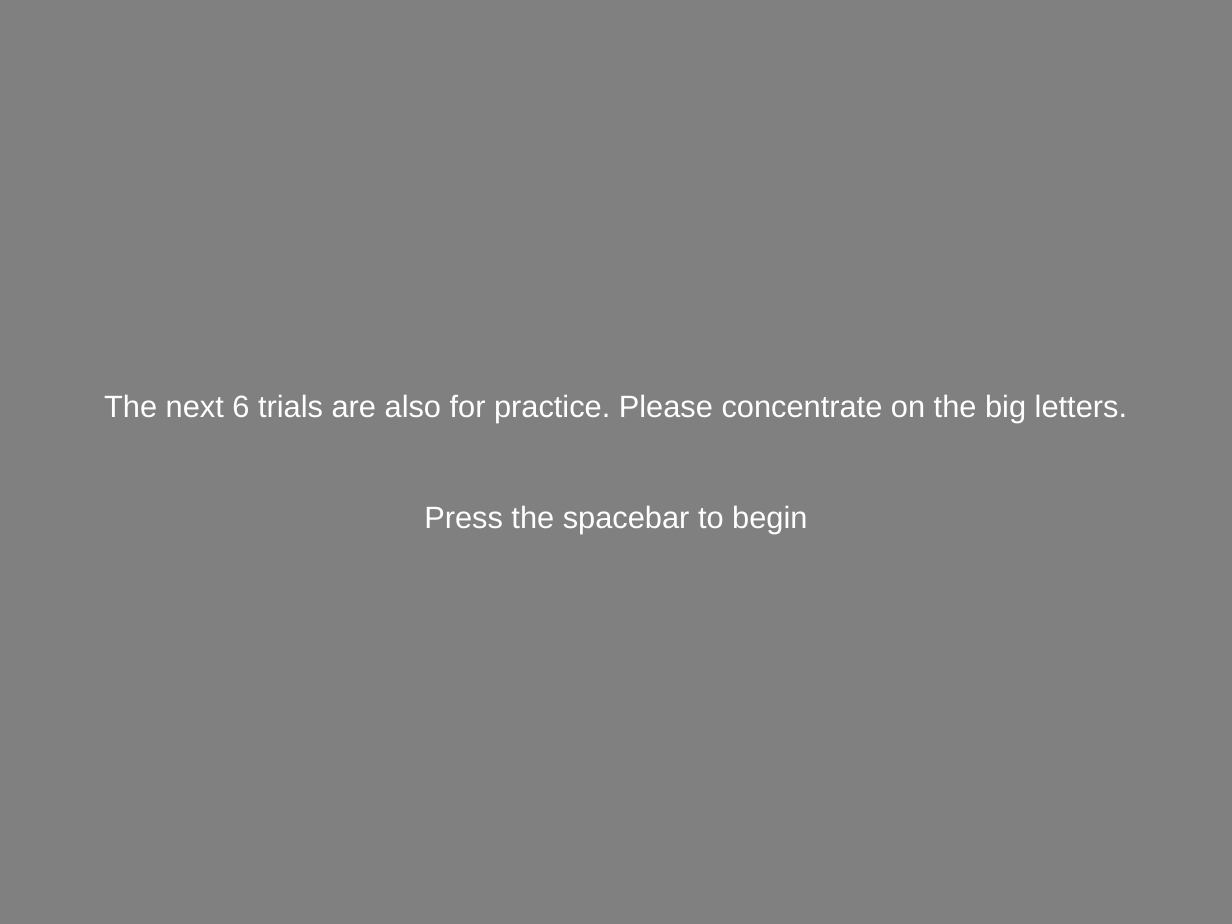
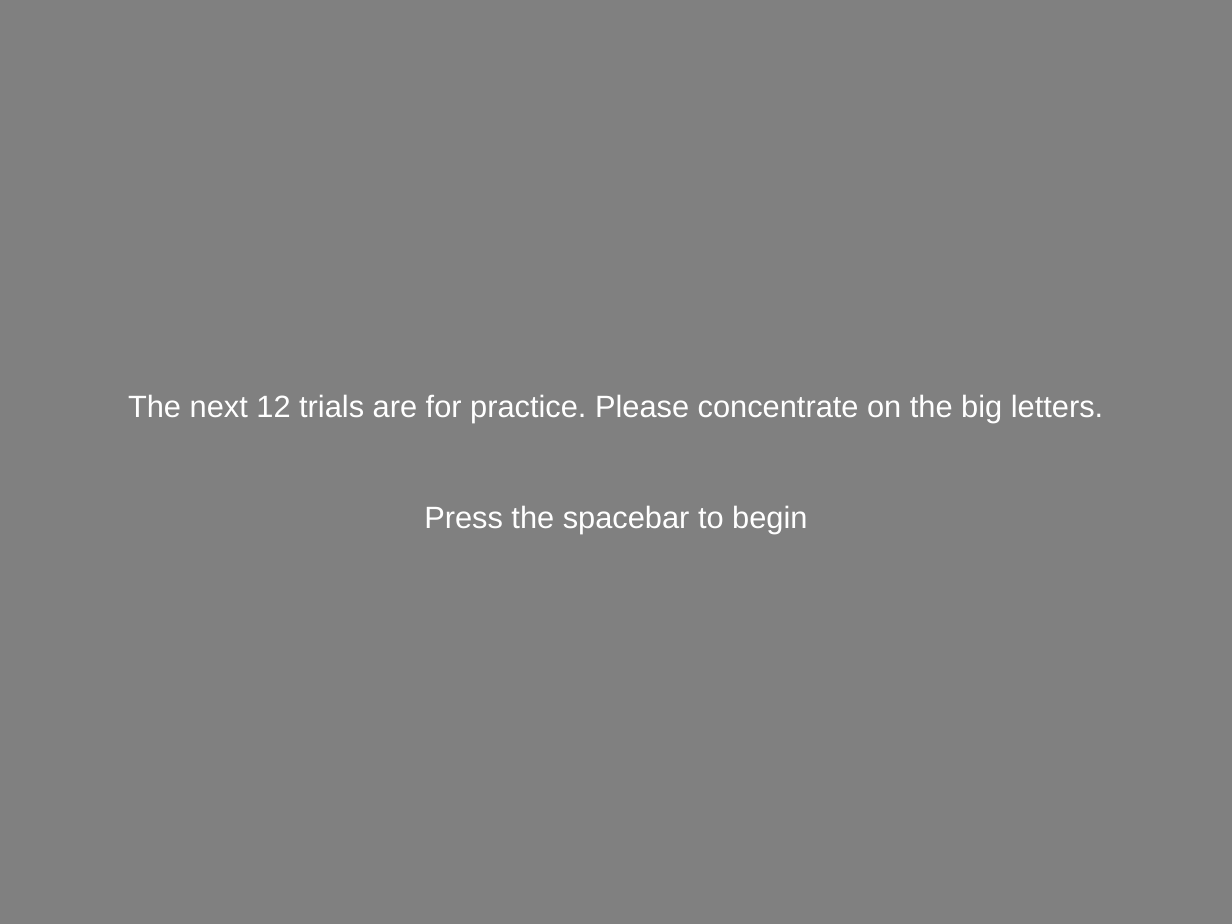
Before and after one commit to Roman-Belenya/psychophysics, a slide deck: slide 13 of images/instructions/instructions.pptx (slide 12 before the commit). Drawn at 1232x924 pixels with LibreOffice and Linux fonts; fonts in the diff are those of the drawing. Boxes give left, top, right and bottom in pixels: in the first picture for what was removed or moved away, otherwise in the second. Text is boxed around its words. In the diff, an @@ line names an element or a change of style, - is before the commit and + after.

```diff
--- a/images/instructions/instructions.pptx
+++ b/images/instructions/instructions.pptx
@@ text at (x1=128, y1=394, x2=1103, y2=423): text changed @@
-The next 6 trials are also for practice. Please concentrate on the big letters.
+The next 12 trials are for practice. Please concentrate on the big letters.
```
Also in this commit, not shown: 1 other slide changed, 18 other files.
